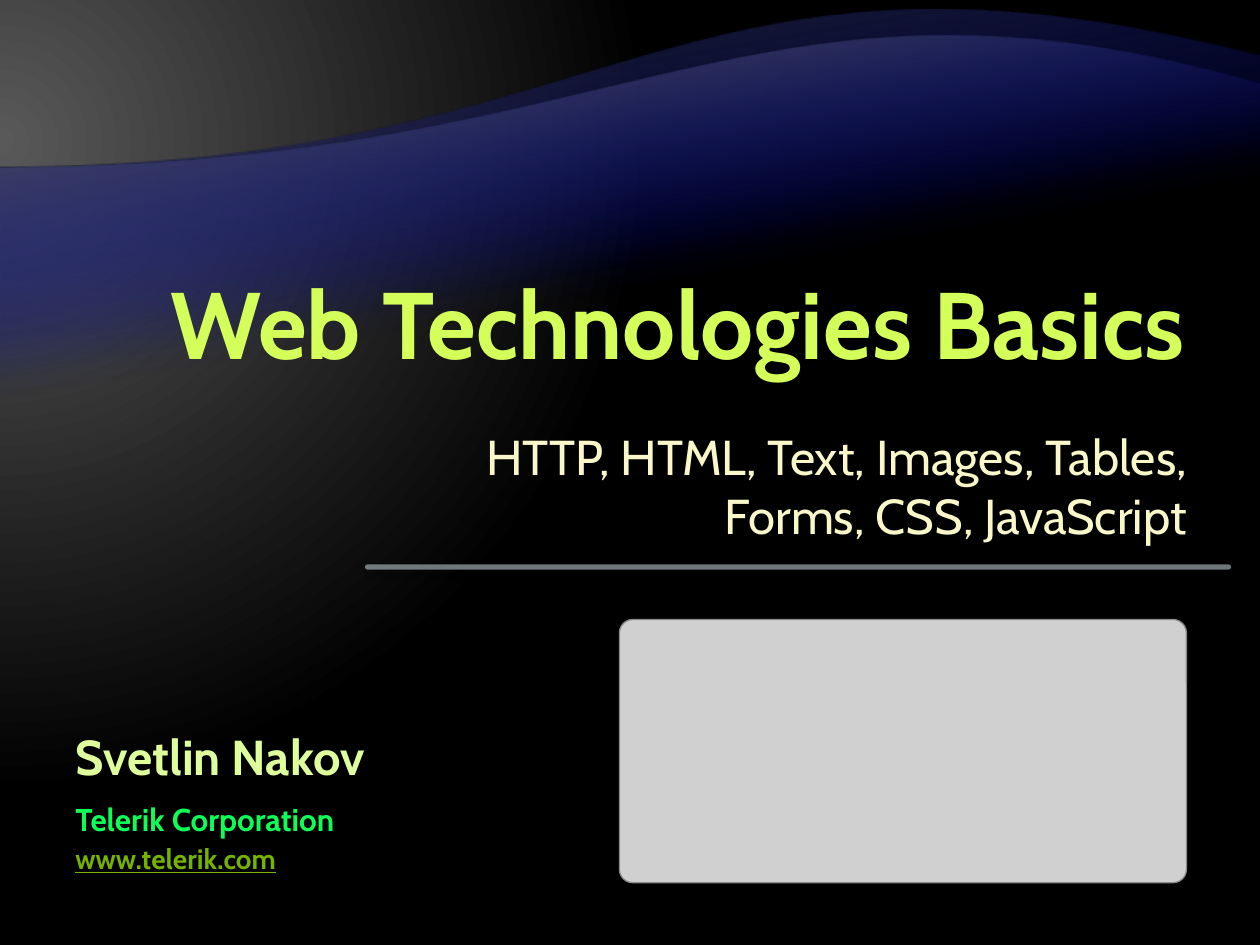
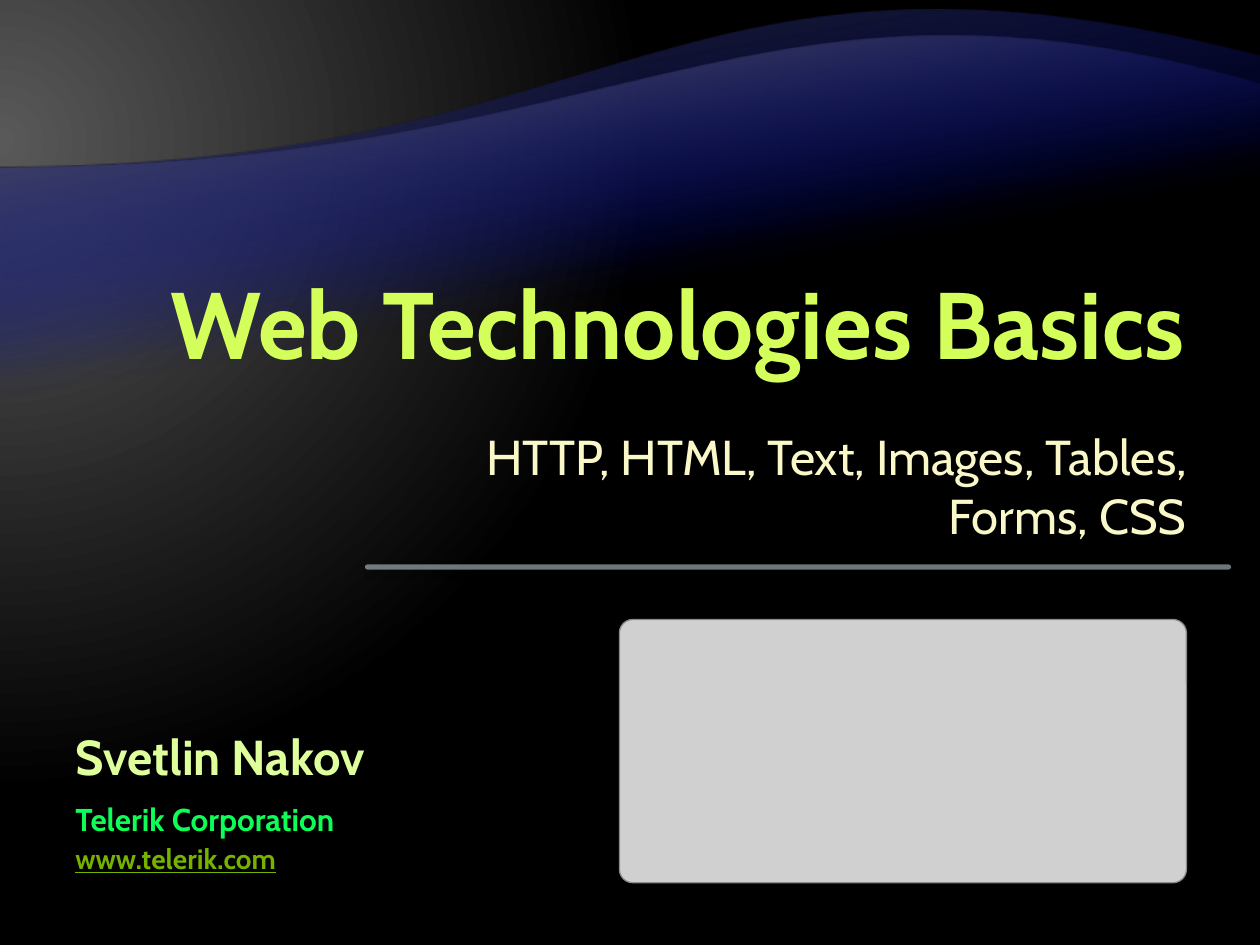
Before and after one commit to Graveheart/aspnetcourse, a slide deck: slide 1 of lectures/7. Web Technologies Basics.pptx. Drawn at 1260x945 pixels with LibreOffice and Linux fonts; fonts in the diff are those of the drawing; grey boxes stand for pictures; background and template pictures are left out. Boxes give left, top, right and bottom in pixels: in the first picture for what was removed or moved away, otherwise in the second. Text is boxed around its words. In the diff, an @@ line names an element or a change of style, - is before the commit and + after.

Commit message:
Added HTTP/HTML/CSS lecture

```diff
--- a/lectures/7. Web Technologies Basics.pptx
+++ b/lectures/7. Web Technologies Basics.pptx
@@ subtitle at bbox=[486, 438, 1187, 539]: text changed @@
-HTTP, HTML, Text, Images, Tables, Forms, CSS, JavaScript
+HTTP, HTML, Text, Images, Tables, Forms, CSS
```
Also in this commit, not shown: 3 other slides changed, 18 slides added, 1 slide removed, 2 other files.
